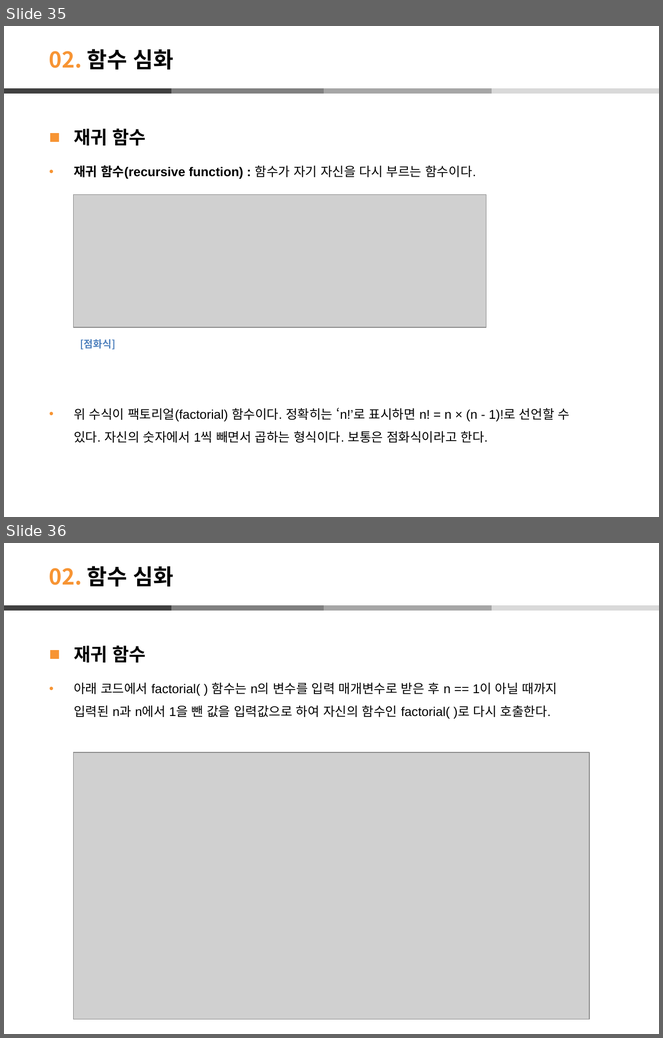
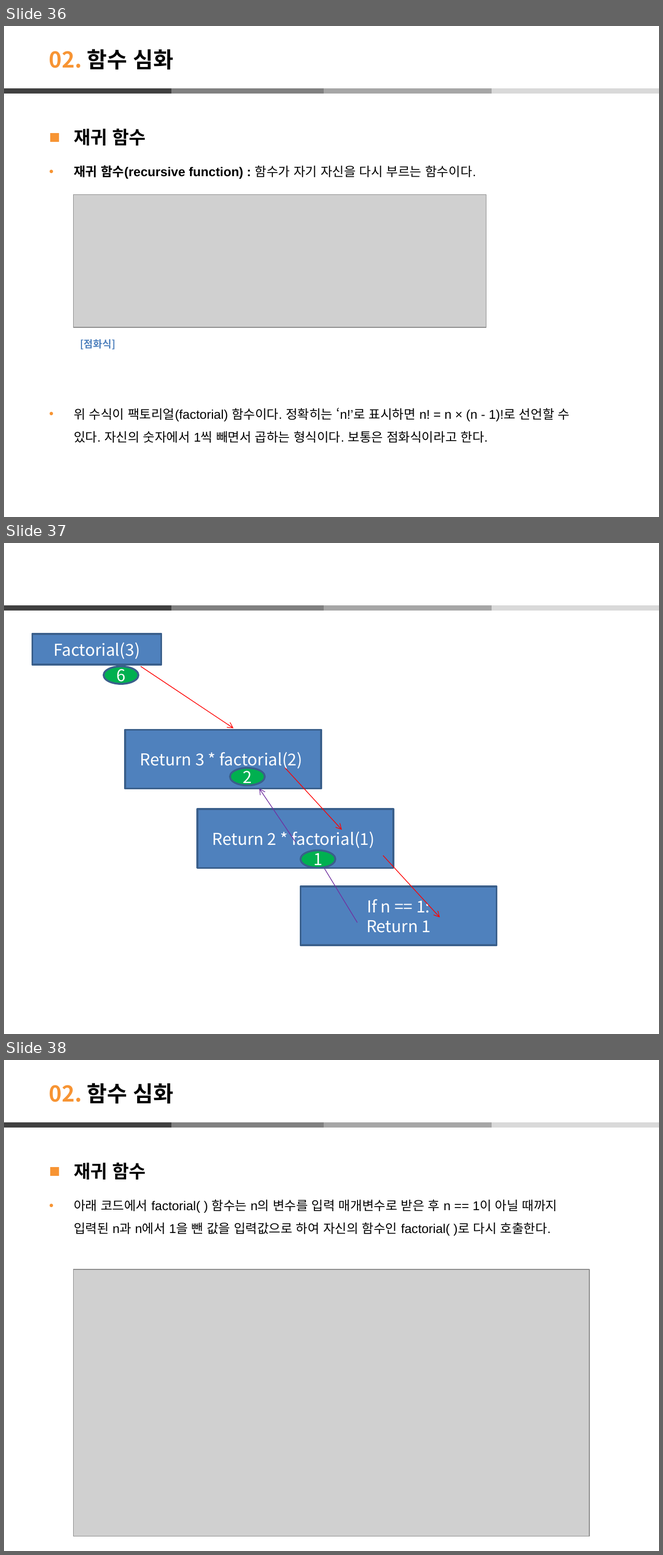
Before and after one commit to leekyuyoung20230313/pythone, a slide deck: 파이썬/함수/함수.pptx. Shown one above the other, each under a label of ours: slides 35 and 36 before the commit, slides 36, 37 and 38 after it. The pictures are 663x1038 and 663x1555 pixels, drawn with LibreOffice and Linux fonts; fonts in the diff are those of the drawing; grey boxes stand for pictures. Boxes give left, top, right and bottom in pixels: in the first picture for what was removed or moved away, otherwise in the second. Text is boxed around its words. In the diff, an @@ line names an element or a change of style, - is before the commit and + after.

```diff
--- a/파이썬/함수/함수.pptx
+++ b/파이썬/함수/함수.pptx
@@ slide 37 added at [4, 543, 659, 1034], background #FFFFFF; not listed: 4 template elements that a slide beside it also shows @@
@@ rectangle added at [32, 634, 161, 665], fill #4F81BD, outline #3A5F8C 2 pt, 18 pt, text #FFFFFF @@
+Factorial(3)
@@ ellipse added at [104, 666, 138, 684], fill #00B050, outline #3A5F8C 2 pt, 18 pt, text #FFFFFF @@
+6
@@ arrow added from (141, 666) to (233, 729), #FF0000 0.75 pt @@
@@ rectangle added at [125, 730, 321, 788], fill #4F81BD, outline #3A5F8C 2 pt, 18 pt, text #FFFFFF @@
+Return 3 * factorial(2)
@@ ellipse added at [230, 768, 265, 786], fill #00B050, outline #3A5F8C 2 pt, 18 pt, text #FFFFFF @@
+2
@@ arrow added from (285, 768) to (342, 830), #FF0000 0.75 pt @@
@@ arrow added from (296, 843) to (259, 788), #7030A0 0.75 pt @@
@@ rectangle added at [197, 809, 393, 868], fill #4F81BD, outline #3A5F8C 2 pt, 18 pt, text #FFFFFF @@
+Return 2 * factorial(1)
@@ ellipse added at [301, 850, 336, 868], fill #00B050, outline #3A5F8C 2 pt, 18 pt, text #FFFFFF @@
+1
@@ arrow added from (357, 923) to (313, 850), #7030A0 0.75 pt @@
@@ arrow added from (384, 856) to (440, 918), #FF0000 0.75 pt @@
@@ rectangle added at [301, 887, 497, 946], fill #4F81BD, outline #3A5F8C 2 pt, 18 pt, text #FFFFFF @@
+If n == 1:
+Return 1
@@ what was slide 35 is now slide 36 @@
@@ what was slide 36 is now slide 38 @@
```
Also in this commit, not shown: 1 other slide added, 1 other file.
